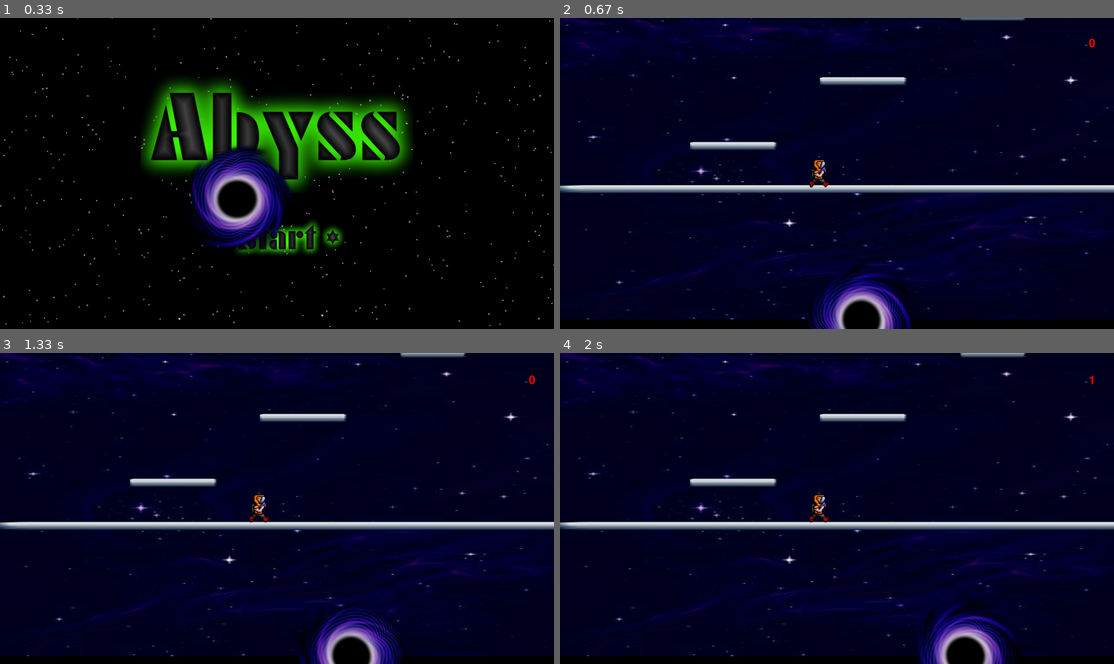
Above: before the commit, frames 1-4 (two rows, left to right).
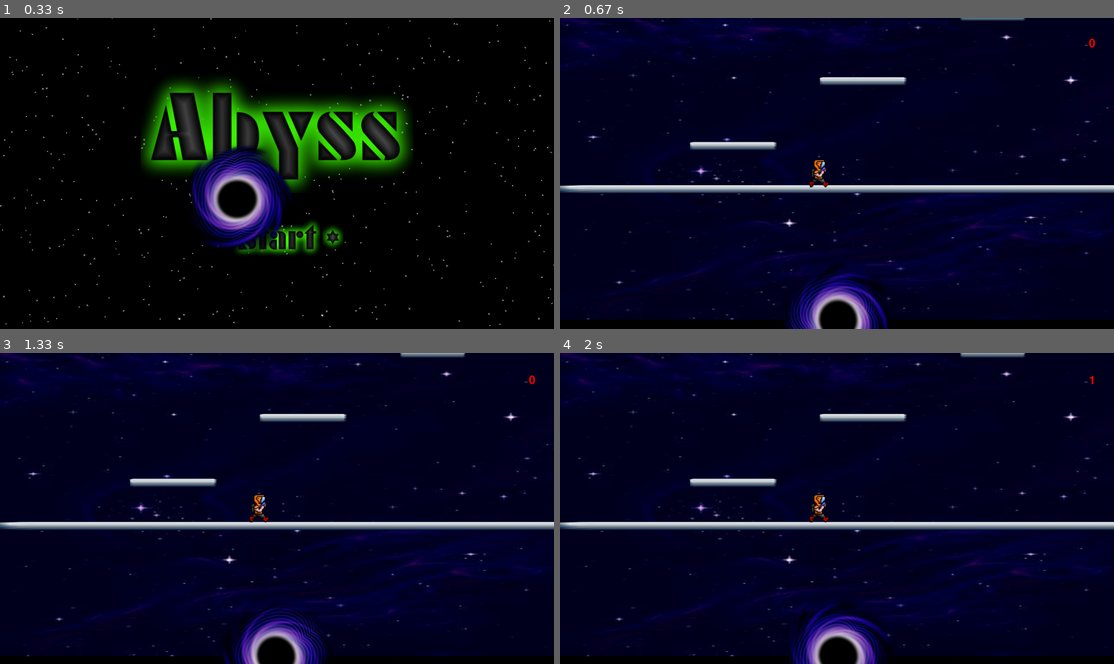
Above: after the commit, the same moments.

Repository: srgeddes/abyss
Game: pygame game, started from Abyss.py
Same seed, same stepped clock (60 frames per second), same inputs: the game is played once before the commit and once after it.
Inputs:
- Up to frame 1 (0.33 s): no input
- Up to frame 2 (0.67 s): tap Enter at 0.33 s
- Up to frame 3 (1.33 s): no input
- Up to frame 4 (2 s): no input

Frame 1 is identical in both runs. In frame 2, 3.0% of the frame differs, in the area x 40-64%, y 79-100%; in frame 3, 3.7%; in frame 4, 4.1%, in the area x 41-82%, y 80-100%.

Commit message:
Change to Black hole in level

Diff:
--- a/Abyss.py
+++ b/Abyss.py
@@ -1,5 +1,3 @@
-import time
-
 import uvage
 import random
 
@@ -47,7 +45,6 @@
         # TODO : Make black hole bounce around homescreen
         black_hole.rotate(5)
 
-        print(camera.x)
         # if black_hole.y == 200 or black_hole.y == 720:
         #     black_hole.yspeed *= -1
         # elif black_hole.x == camera.x + 200:
@@ -430,11 +427,13 @@
     camera.draw(black_hole)
     black_hole.rotate(5)
     if score_number <= 3:
-        black_hole.speedy = 1.8
+        black_hole.yspeed = 1.8
+        black_hole.xspeed = 0
     else:
         black_hole.speedy = .5
+        black_hole.xspeed = 0
     black_hole.move_speed()
-    if black_hole.touches(player):
+    if player.y + 200 >= black_hole.y >= player.y:
         level_1_status = False
         last_chance_status = True
         question_status = True
